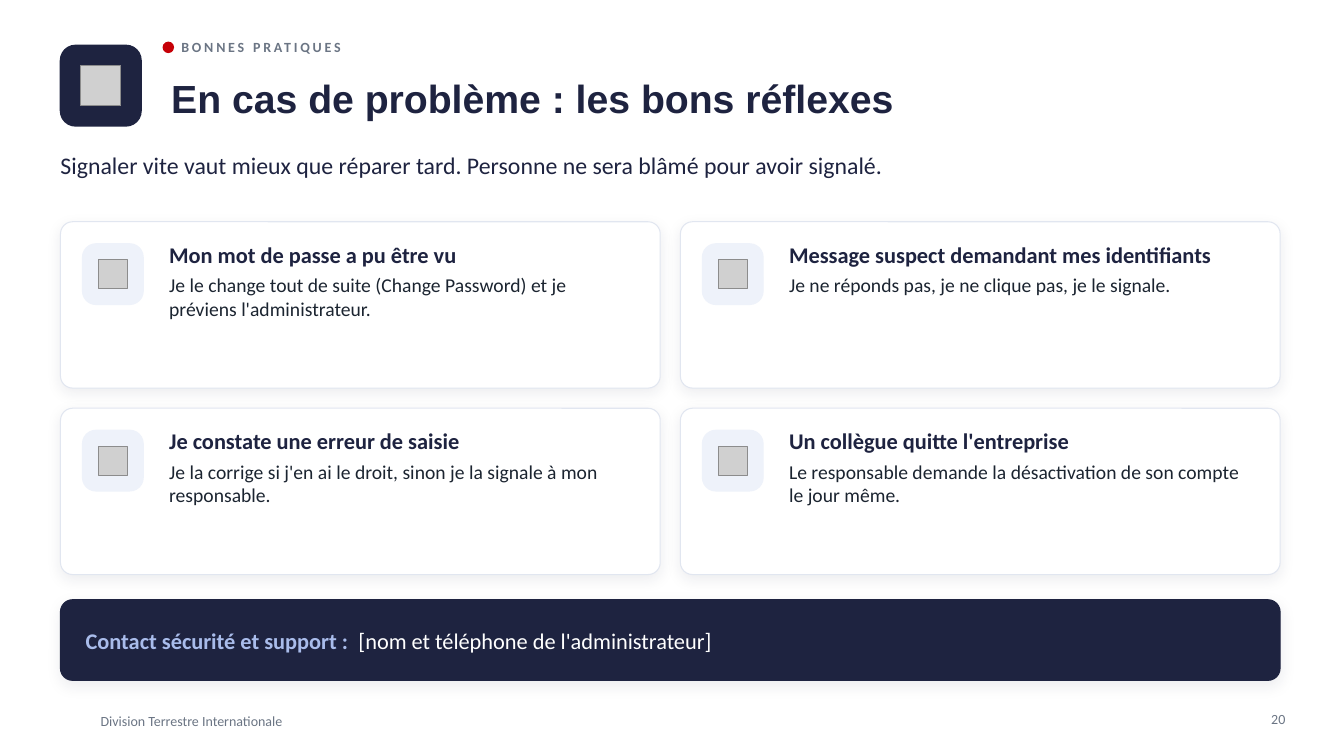
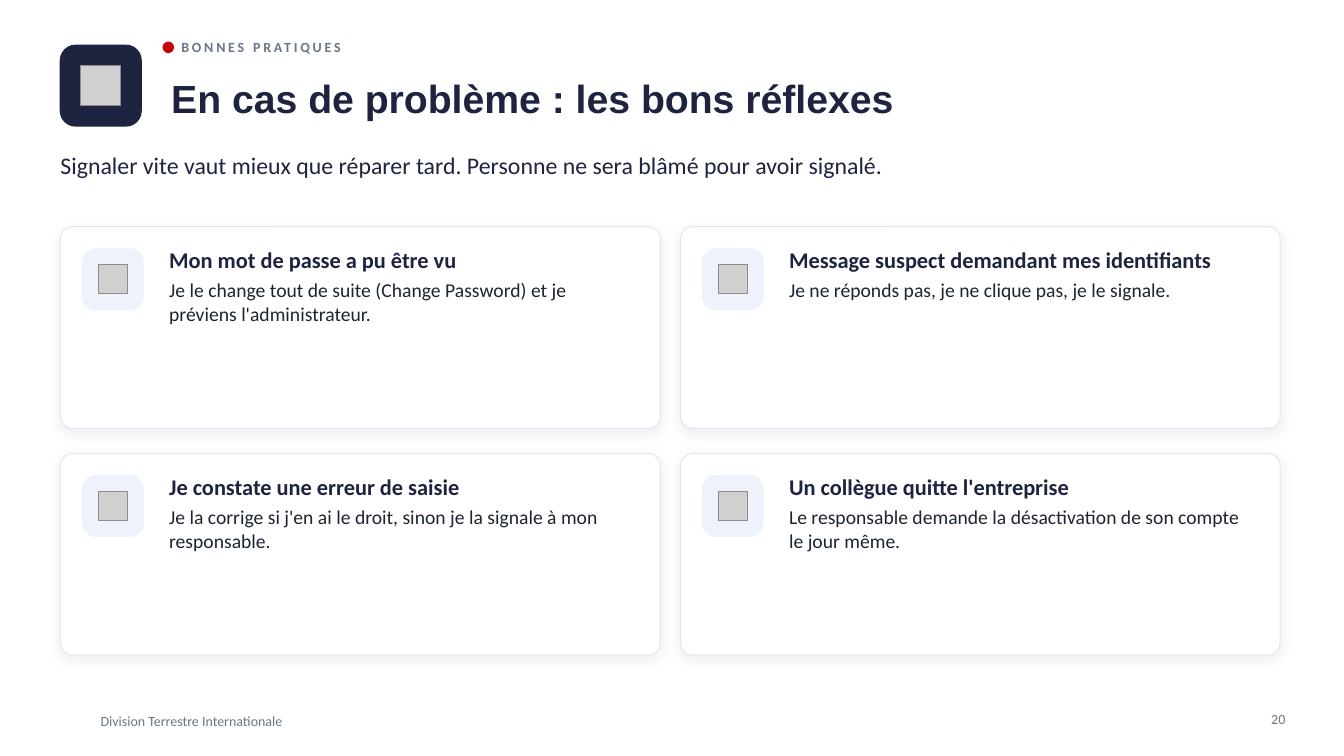
Before and after one commit to meledjearmel/portfolio-assets, a slide deck: slide 20 of formations/dti/presentation-division-terrestre-internationale.pptx. Drawn at 1344x756 pixels with LibreOffice and Linux fonts; fonts in the diff are those of the drawing; grey boxes stand for pictures; background and template pictures are left out. Boxes give left, top, right and bottom in pixels: in the first picture for what was removed or moved away, otherwise in the second. Text is boxed around its words. In the diff, an @@ line names an element or a change of style, - is before the commit and + after.

```diff
--- a/formations/dti/presentation-division-terrestre-internationale.pptx
+++ b/formations/dti/presentation-division-terrestre-internationale.pptx
@@ rounded rectangle: place and size @@
-rounded rectangle at <box>60,222,660,388</box>
+rounded rectangle at <box>60,227,660,429</box>
@@ rounded rectangle: place and size @@
-rounded rectangle at <box>681,222,1280,388</box>
+rounded rectangle at <box>681,227,1280,429</box>
@@ text "Mon mot de passe a ...": place and size @@
-text "Mon mot de passe a ..." at <box>169,247,566,319</box>
+text "Mon mot de passe a ..." at <box>169,252,566,324</box>
@@ 2 pictures, 2 rounded rectangles: place and size @@
-2 pictures, 2 rounded rectangles at <box>83,244,763,304</box>
+2 pictures, 2 rounded rectangles at <box>83,249,763,310</box>
@@ text "Message suspect demandant mes identifiants": place and size @@
-text "Message suspect demandant mes identifiants" at <box>789,247,1211,296</box>
+text "Message suspect demandant mes identifiants" at <box>789,252,1211,301</box>
@@ rounded rectangle: place and size @@
-rounded rectangle at <box>60,408,660,575</box>
+rounded rectangle at <box>60,454,660,655</box>
@@ text "Je constate une erreur de ...": place and size @@
-text "Je constate une erreur de ..." at <box>169,433,597,505</box>
+text "Je constate une erreur de ..." at <box>169,479,597,551</box>
@@ proportions changed in 4 elements at <box>60,227,660,429</box>, <box>681,227,1280,429</box>, <box>60,454,660,655</box>, <box>681,454,1280,655</box> @@
@@ rounded rectangle: place and size @@
-rounded rectangle at <box>681,408,1280,575</box>
+rounded rectangle at <box>681,454,1280,655</box>
@@ 2 pictures, 2 rounded rectangles: place and size @@
-2 pictures, 2 rounded rectangles at <box>83,431,763,491</box>
+2 pictures, 2 rounded rectangles at <box>83,476,763,536</box>
@@ text "Un collègue quitte l'entreprise": place and size @@
-text "Un collègue quitte l'entreprise" at <box>789,433,1239,506</box>
+text "Un collègue quitte l'entreprise" at <box>789,479,1239,552</box>
@@ rounded rectangle removed at <box>60,600,1280,681</box> @@
@@ text removed at <box>86,632,712,653</box> @@
-Contact sécurité et support : [nom et téléphone de l'administrateur]
```
Also in this commit, not shown: 3 other slides changed, 1 other file.
